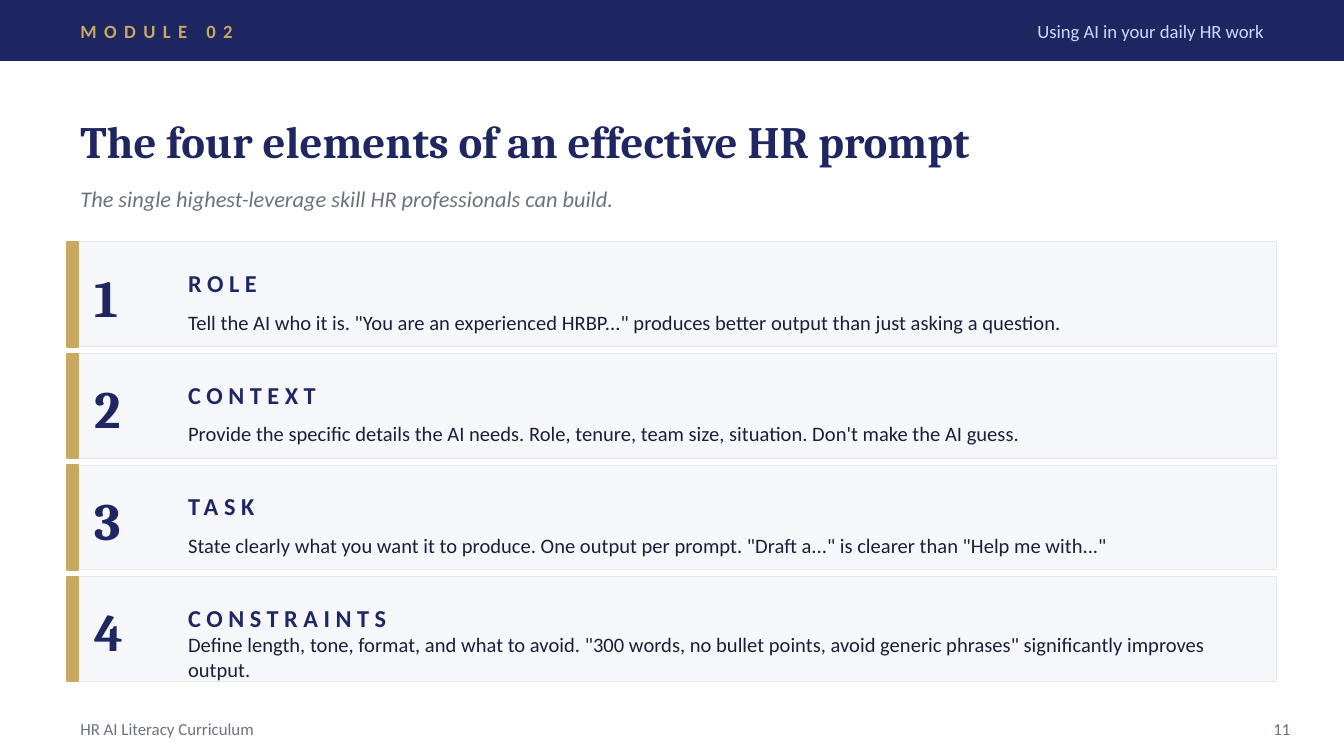
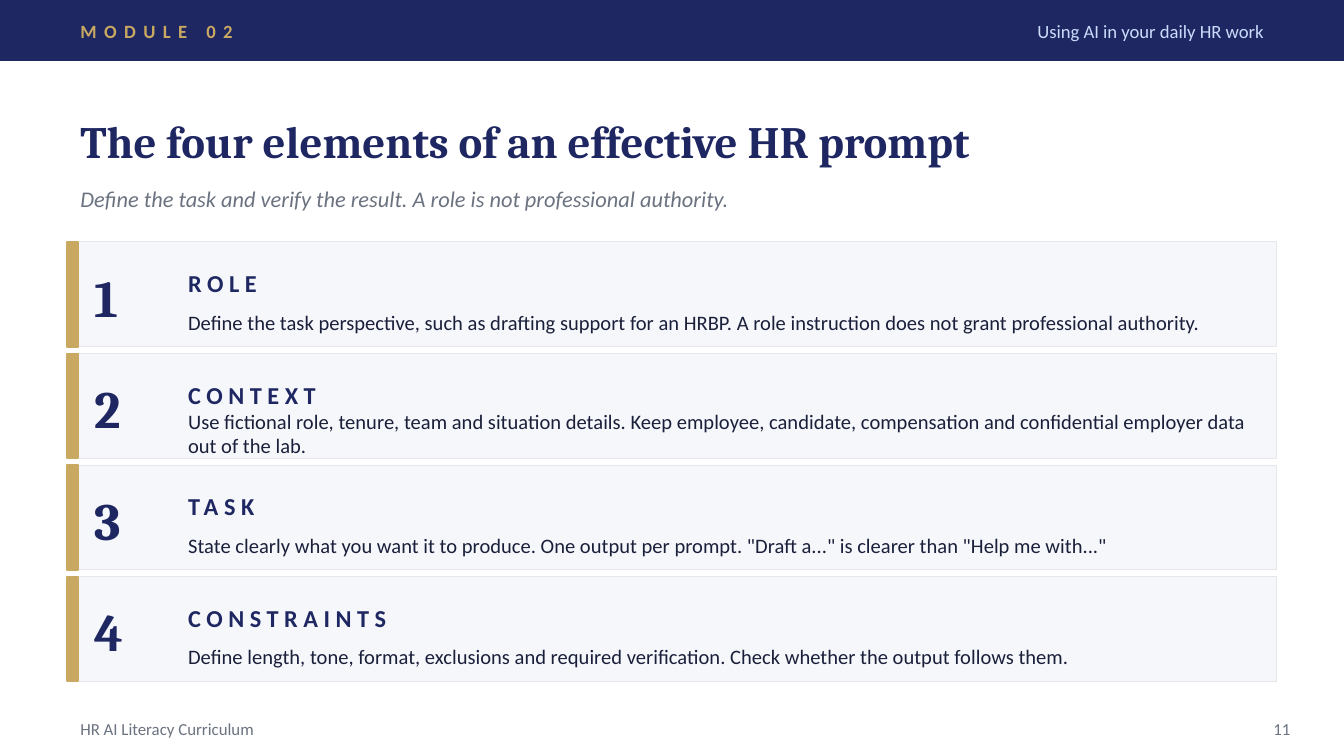
Before and after one commit to ellehelvig/hr-ai-transformation-playbook, a slide deck: slide 11 of 04-enablement/HR-AI-Literacy-Curriculum.pptx. Drawn at 1344x756 pixels with LibreOffice and Linux fonts; fonts in the diff are those of the drawing. Boxes give left, top, right and bottom in pixels: in the first picture for what was removed or moved away, otherwise in the second. Text is boxed around its words. In the diff, an @@ line names an element or a change of style, - is before the commit and + after.

```diff
--- a/04-enablement/HR-AI-Literacy-Curriculum.pptx
+++ b/04-enablement/HR-AI-Literacy-Curriculum.pptx
@@ text at (80,191,728,211): text changed @@
-The single highest-leverage skill HR professionals can build.
+Define the task and verify the result. A role is not professional authority.
@@ text at (188,315,1199,334): text changed @@
-Tell the AI who it is. "You are an experienced HRBP..." produces better output than just asking a question.
+Define the task perspective, such as drafting support for an HRBP. A role instruction does not grant professional authority.
@@ text at (188,414,1245,453): text changed @@
-Provide the specific details the AI needs. Role, tenure, team size, situation. Don't make the AI guess.
+Use fictional role, tenure, team and situation details. Keep employee, candidate, compensation and confidential employer data out of the lab.
@@ text at (188,649,1069,668): text changed @@
-Define length, tone, format, and what to avoid. "300 words, no bullet points, avoid generic phrases" significantly improves output.
+Define length, tone, format, exclusions and required verification. Check whether the output follows them.
```
Also in this commit, not shown: 11 other slides changed, 9 other files.
